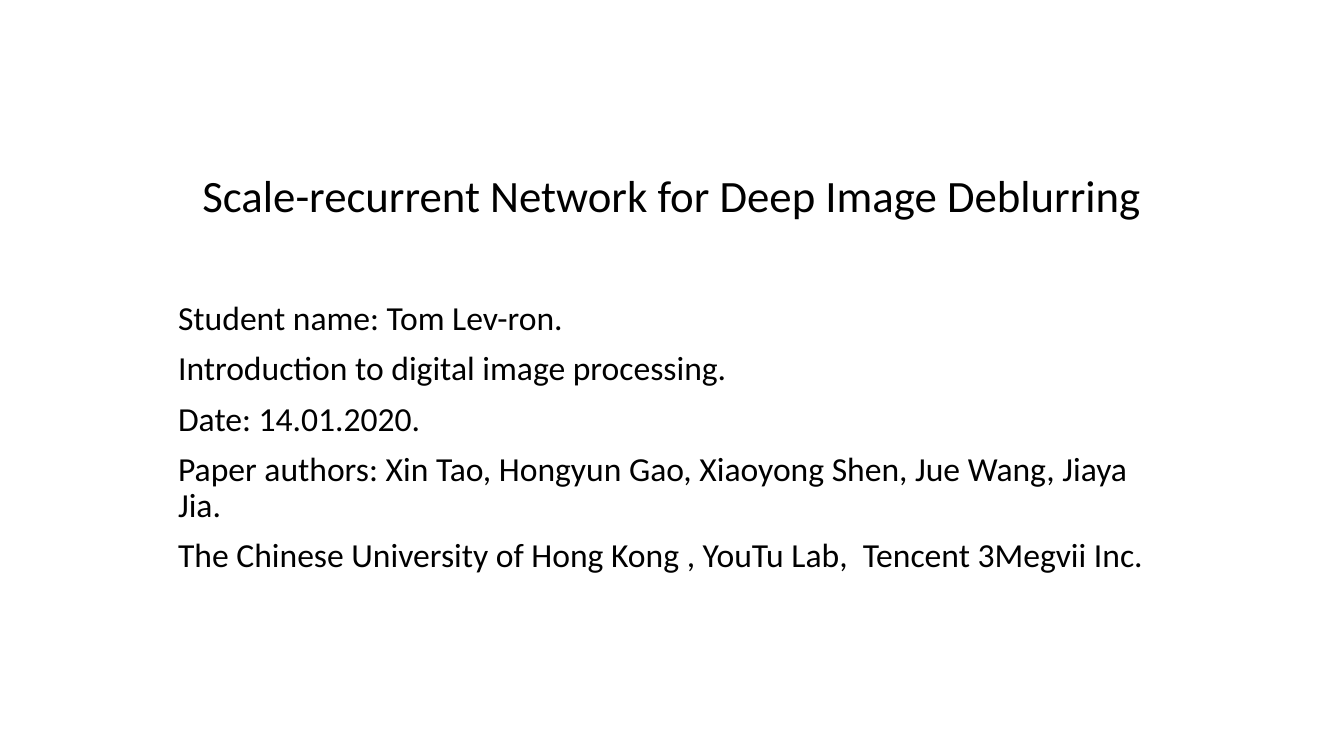
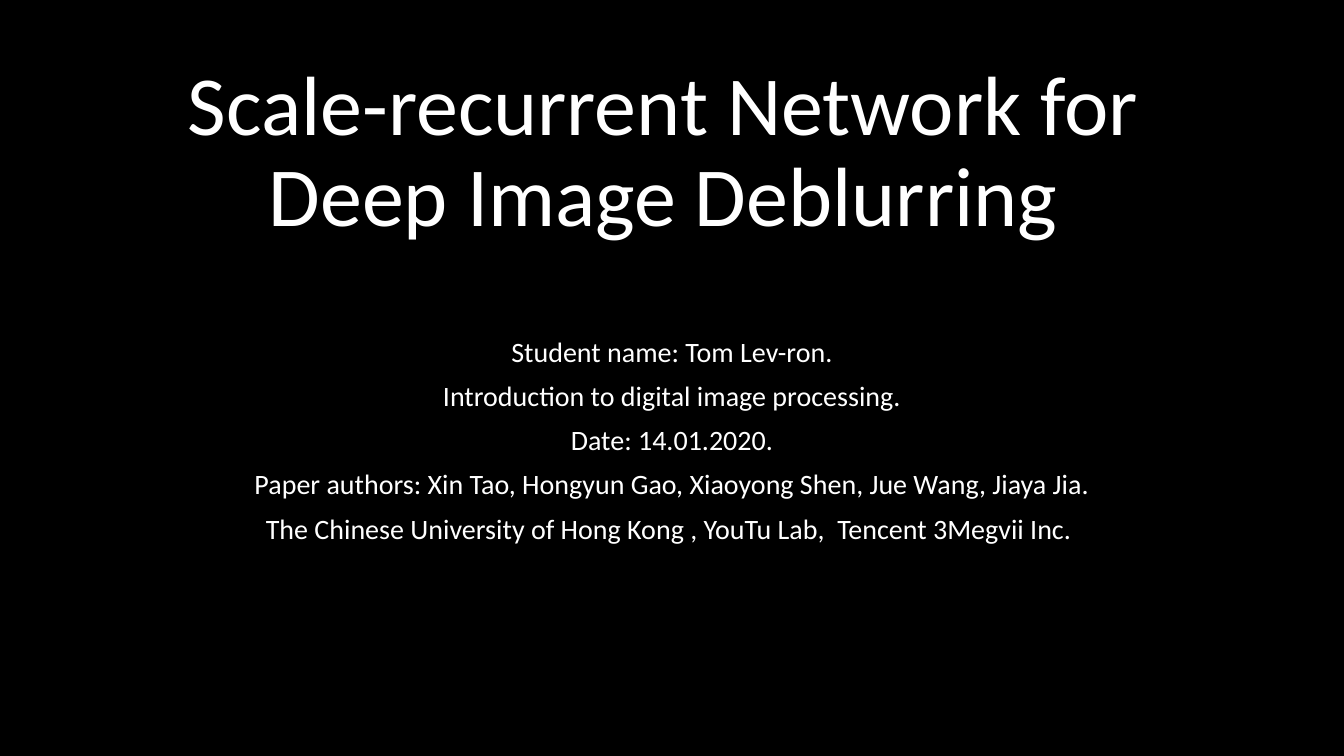
Before and after one commit to Tomlevron/Digital-image-processing, a slide deck: slide 1 of Slideshow/Scale-recurrent network for deblurring.pptx. Drawn at 1344x756 pixels with LibreOffice and Linux fonts; fonts in the diff are those of the drawing; background and template pictures are left out. Boxes give left, top, right and bottom in pixels: in the first picture for what was removed or moved away, otherwise in the second. Text is boxed around its words. In the diff, an @@ line names an element or a change of style, - is before the commit and + after.

```diff
--- a/Slideshow/Scale-recurrent network for deblurring.pptx
+++ b/Slideshow/Scale-recurrent network for deblurring.pptx
@@ background #FFFFFF to picture (left out) @@
@@ title "Scale-recurrent Network for Deep Image ...": place and size @@
-title "Scale-recurrent Network for Deep Image ..." at box(202, 181, 1140, 220)
+title "Scale-recurrent Network for Deep Image ..." at box(188, 76, 1138, 241)
@@ title "Scale-recurrent Network for Deep Image ..." at box(188, 76, 1138, 241): size 32 to 60 pt, text colour #000000 to #FFFFFF @@
@@ subtitle "Student name: Tom Lev-ron.": place and size @@
-subtitle "Student name: Tom Lev-ron." at box(178, 306, 1143, 573)
+subtitle "Student name: Tom Lev-ron." at box(254, 342, 1089, 544)
@@ subtitle "Student name: Tom Lev-ron." at box(254, 342, 1089, 544): size 24 to 20 pt, text colour #000000 to #FFFFFF; alignment left to centre @@
```
Also in this commit, not shown: 3 other slides changed, 1 slide added, 20 other files.
